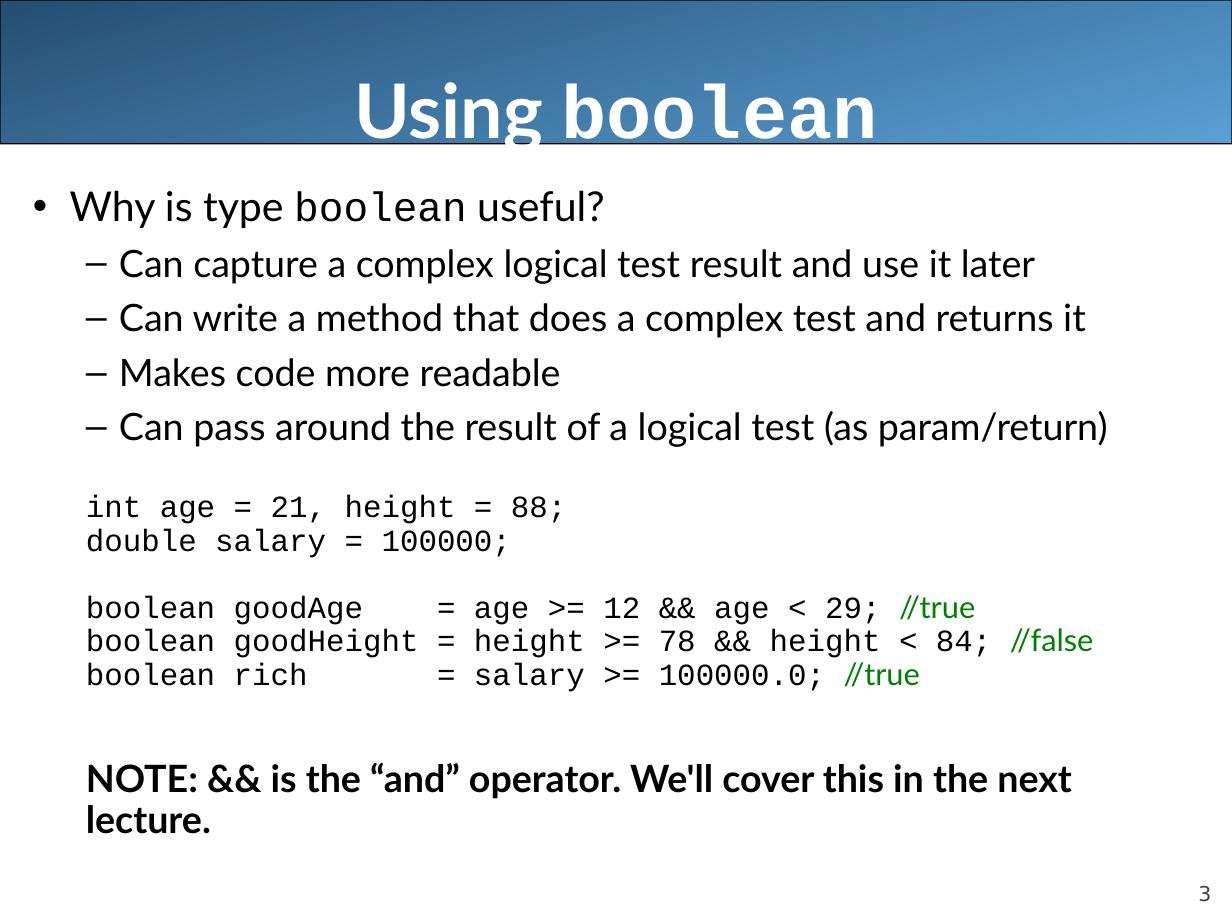
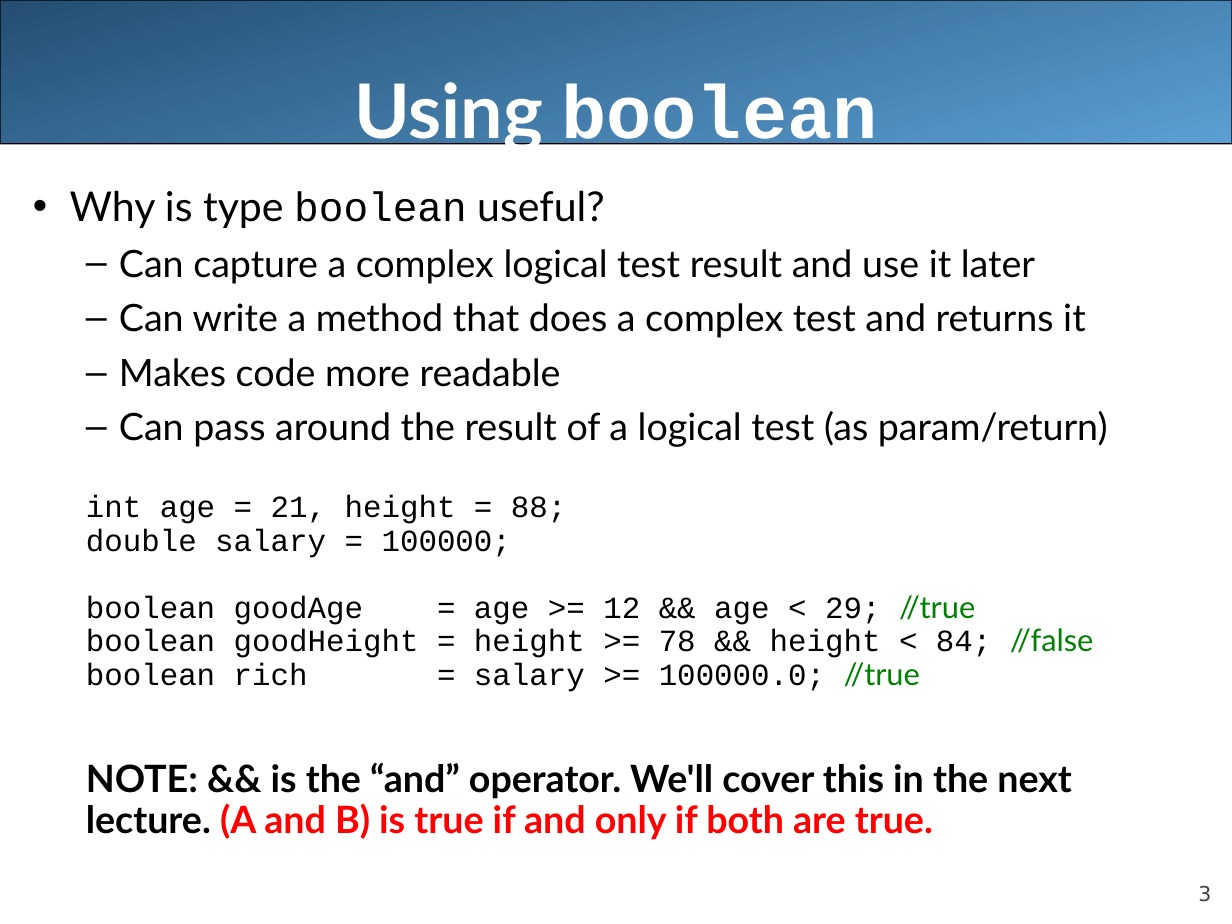
Before and after one commit to LongBaoNguyen/longbaonguyen.github.io, a slide deck: slide 3 of courses/apcsa/lecture8.ppt. Drawn at 1232x924 pixels with LibreOffice and Linux fonts; fonts in the diff are those of the drawing. Boxes give left, top, right and bottom in pixels: in the first picture for what was removed or moved away, otherwise in the second. Text is boxed around its words. In the diff, an @@ line names an element or a change of style, - is before the commit and + after.

```diff
--- a/courses/apcsa/lecture8.ppt
+++ b/courses/apcsa/lecture8.ppt
@@ text at [86, 803, 933, 840]: text changed; text colour #000000 to #FF0000 @@
-  lecture.
+  lecture. (A and B) is true if and only if both are true.
```
Also in this commit, not shown: 1 other slide changed, 1 other file.
